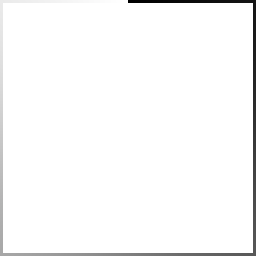
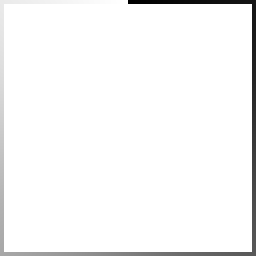
Layers edited between the first and the second (256, 256) image:
pixels changed over [left=3, top=3, right=253, bottom=253] (layer not identified)
